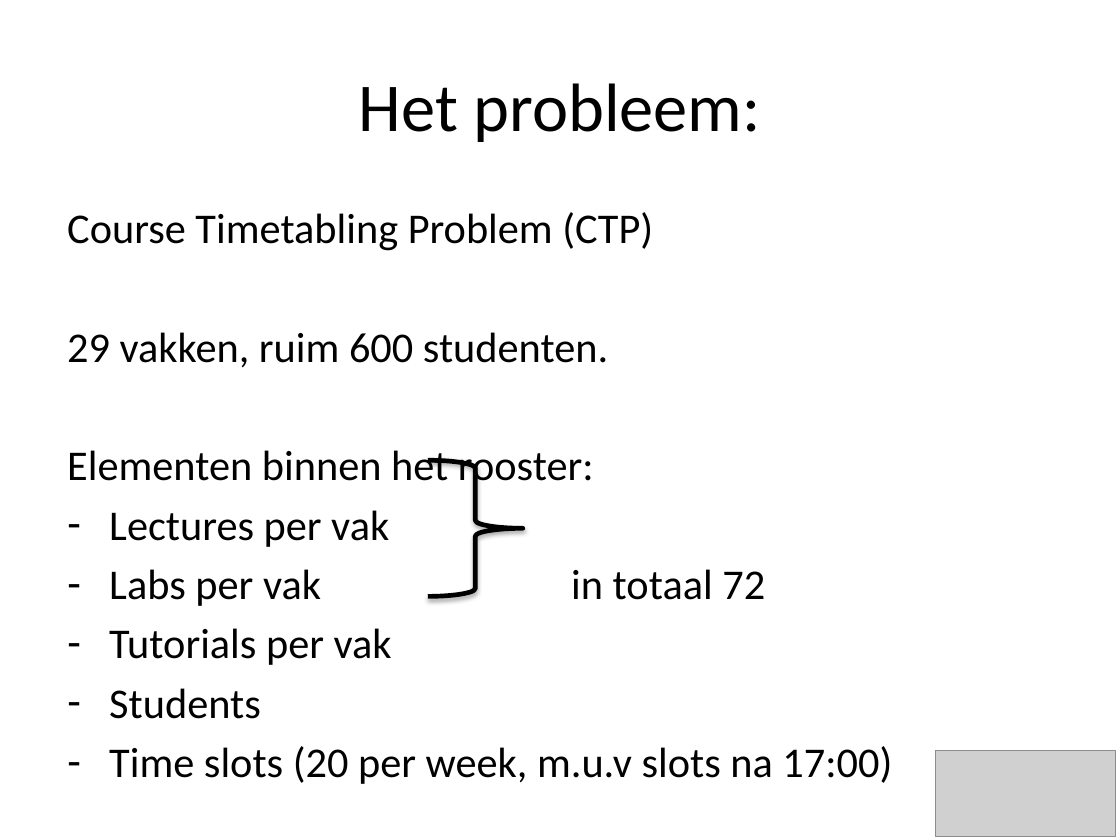
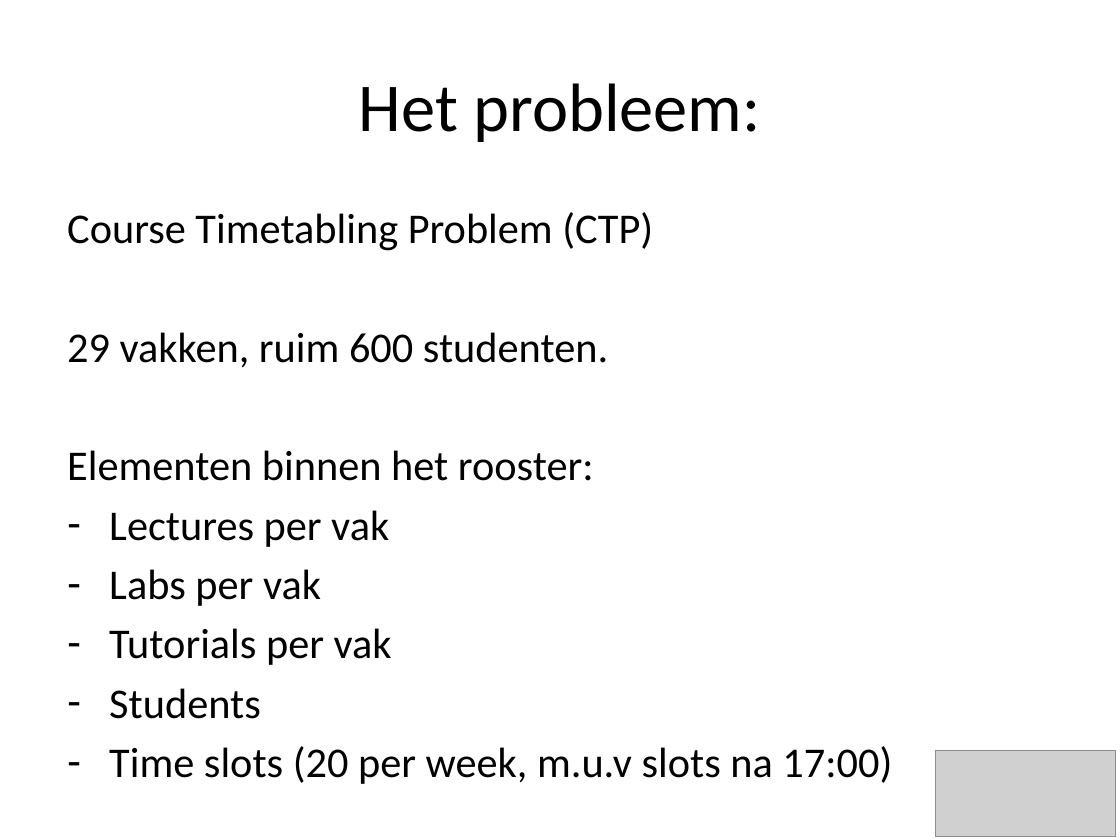
Before and after one commit to Yamievw/class95, a slide deck: slide 2 of Lesroosters2.pptx. Drawn at 1120x840 pixels with LibreOffice and Linux fonts; fonts in the diff are those of the drawing; grey boxes stand for pictures; background and template pictures are left out. Boxes give left, top, right and bottom in pixels: in the first picture for what was removed or moved away, otherwise in the second. Text is boxed around its words. In the diff, an @@ line names an element or a change of style, - is before the commit and + after.

```diff
--- a/Lesroosters2.pptx
+++ b/Lesroosters2.pptx
@@ right brace removed at [428, 460, 523, 597] @@
@@ text at [109, 569, 321, 606]: text changed @@
-– Labs per vak in totaal 72
+– Labs per vak
```
Also in this commit, not shown: 5 other slides changed, 2 slides added.
